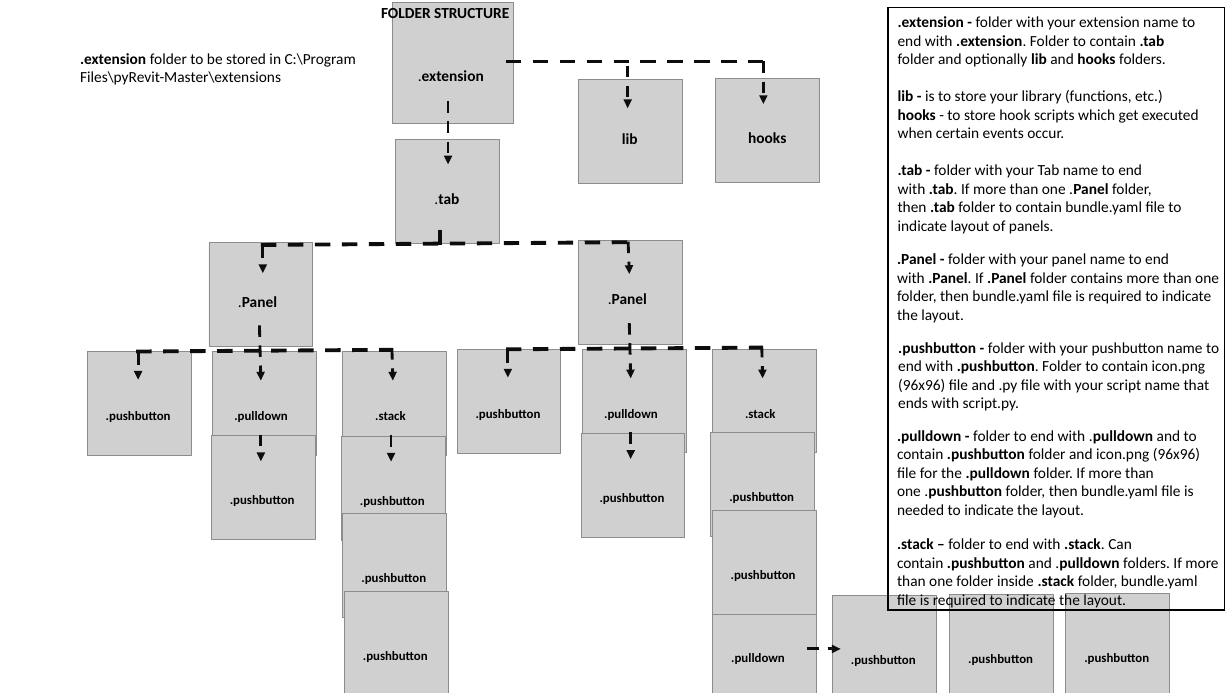
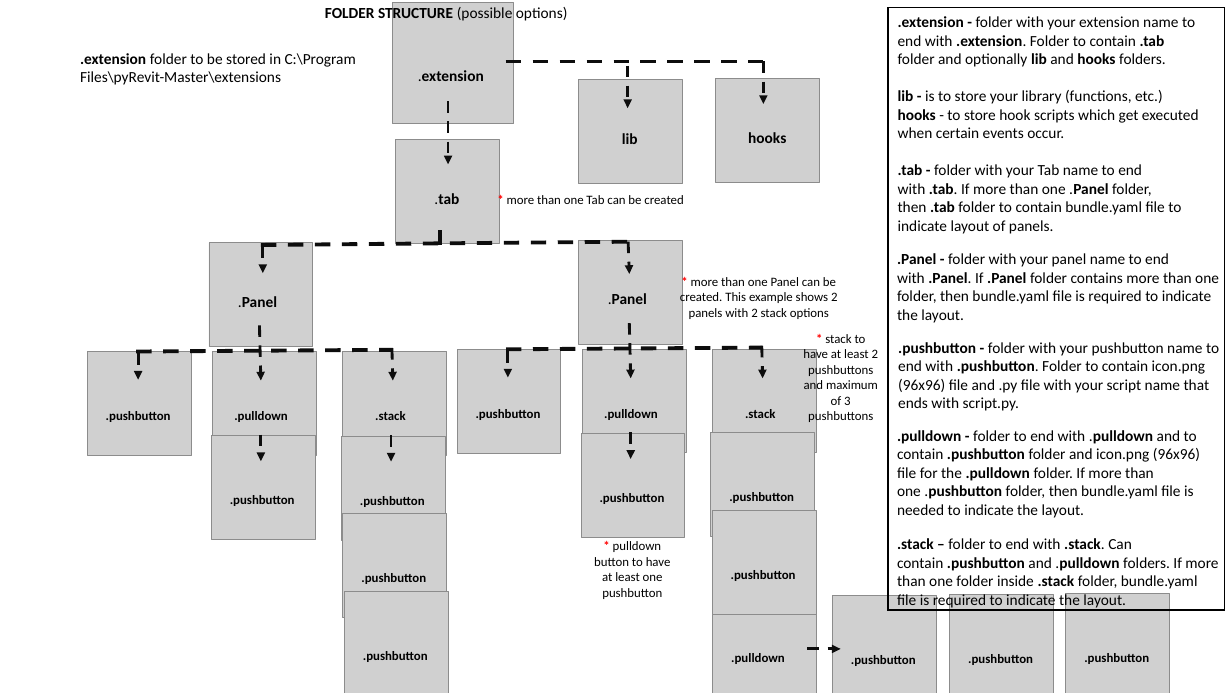
Before and after one commit to MarcukovV/pyRevit-Template-for-SWECO, a slide deck: slide 1 of Template_FolderStructure.pptx. Drawn at 1232x693 pixels with LibreOffice and Linux fonts; fonts in the diff are those of the drawing; grey boxes stand for pictures. Boxes give left, top, right and bottom in pixels: in the first picture for what was removed or moved away, otherwise in the second. Text is boxed around its words. In the diff, an @@ line names an element or a change of style, - is before the commit and + after.

Commit message:
Updated Power Point File
Updated Power Point File

```diff
--- a/Template_FolderStructure.pptx
+++ b/Template_FolderStructure.pptx
@@ text at bbox=[325, 4, 568, 22]: text changed; bold off @@
-FOLDER STRUCTURE
+FOLDER STRUCTURE (possible options)
@@ text added at bbox=[507, 195, 683, 204], 10 pt, text #000000 @@
+* more than one Tab can be created
@@ text added at bbox=[680, 277, 837, 319], 10 pt, text #000000 @@
+* more than one Panel can be created. This example shows 2 panels with 2 stack options
@@ text added at bbox=[803, 334, 878, 424], 10 pt, text #000000 @@
+* stack to have at least 2 pushbuttons and maximum of 3 pushbuttons
@@ text added at bbox=[594, 541, 671, 599], 10 pt, text #000000 @@
+* pulldown button to have at least one pushbutton
```
